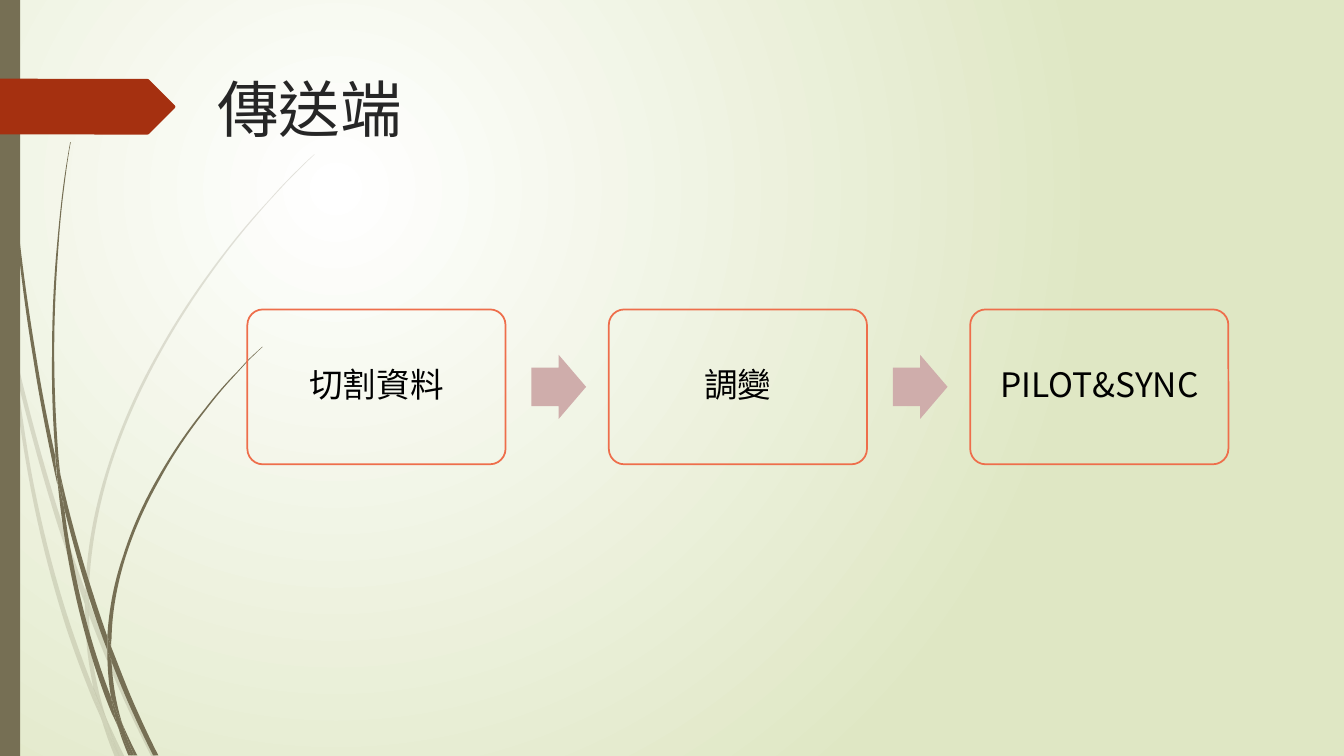
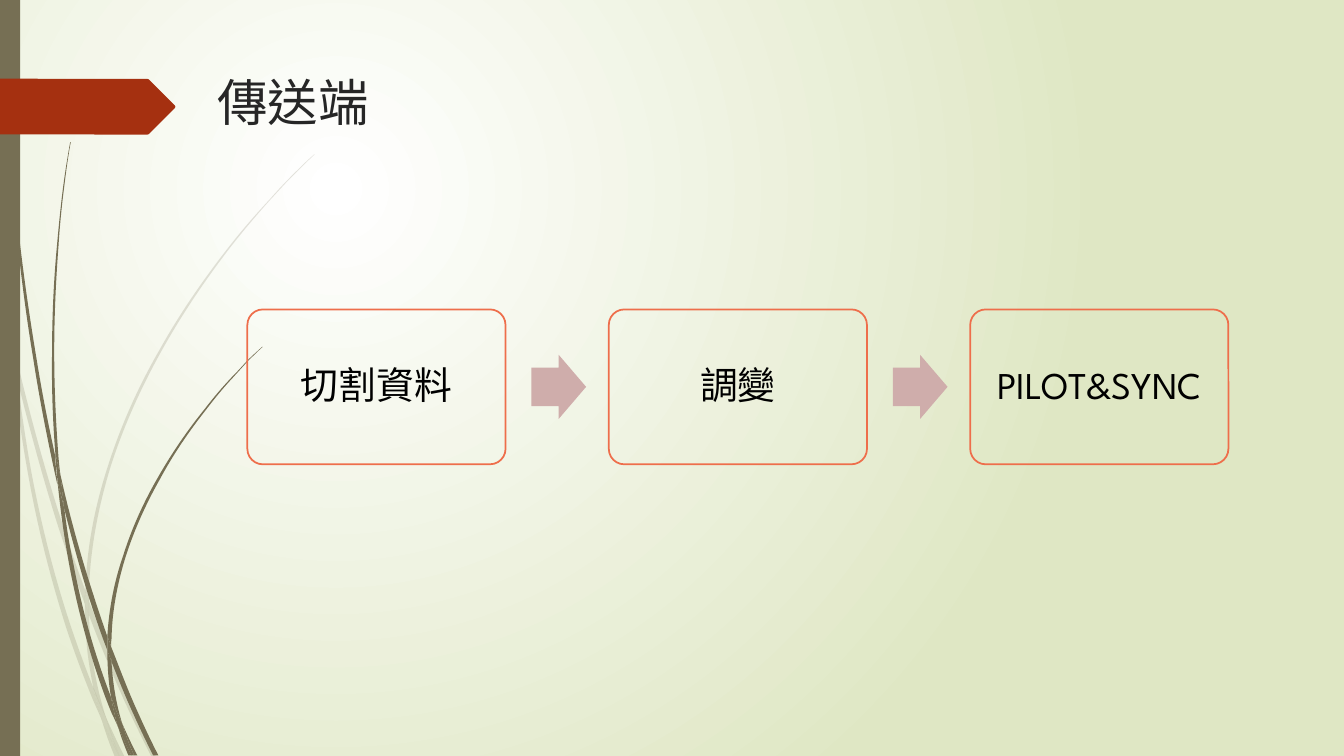
Before and after one commit to NIUWCSP/OTSM, a slide deck: slide 5 of report/以SDR實現OTSM通訊技術.pptx. Drawn at 1344x756 pixels with LibreOffice and Linux fonts; fonts in the diff are those of the drawing. Boxes give left, top, right and bottom in pixels: in the first picture for what was removed or moved away, otherwise in the second. Text is boxed around its words. In the diff, an @@ line names an element or a change of style, - is before the commit and + after.

```diff
--- a/report/以SDR實現OTSM通訊技術.pptx
+++ b/report/以SDR實現OTSM通訊技術.pptx
@@ title "傳送端" at <box>217,78,368,125</box>: size 44 to 36 pt, font Noto Sans CJK JP to League Spartan @@
@@ size 24 to 27 pt, font Noto Sans CJK JP to League Spartan; more space between paragraphs in 3 elements at <box>301,367,452,402</box>, <box>700,367,776,402</box>, <box>997,373,1201,400</box> @@
```
Also in this commit, not shown: 13 other slides changed, 1 slide added, 1 slide removed.
